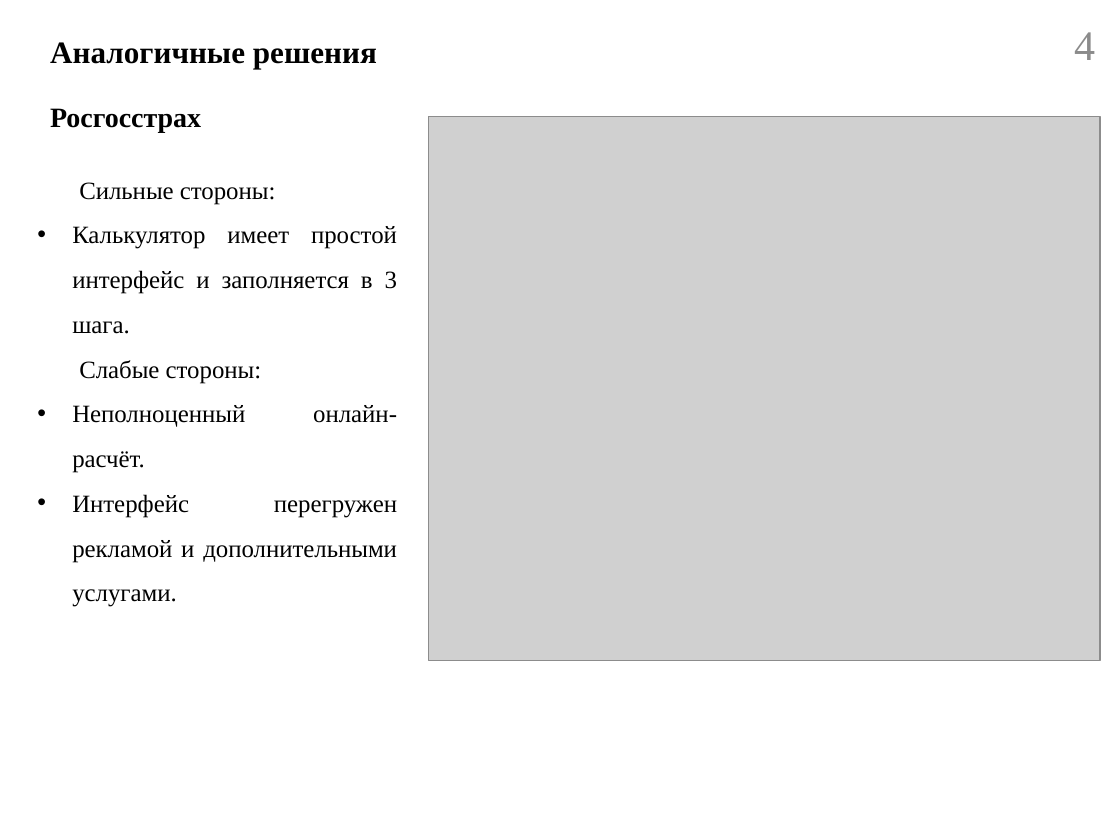
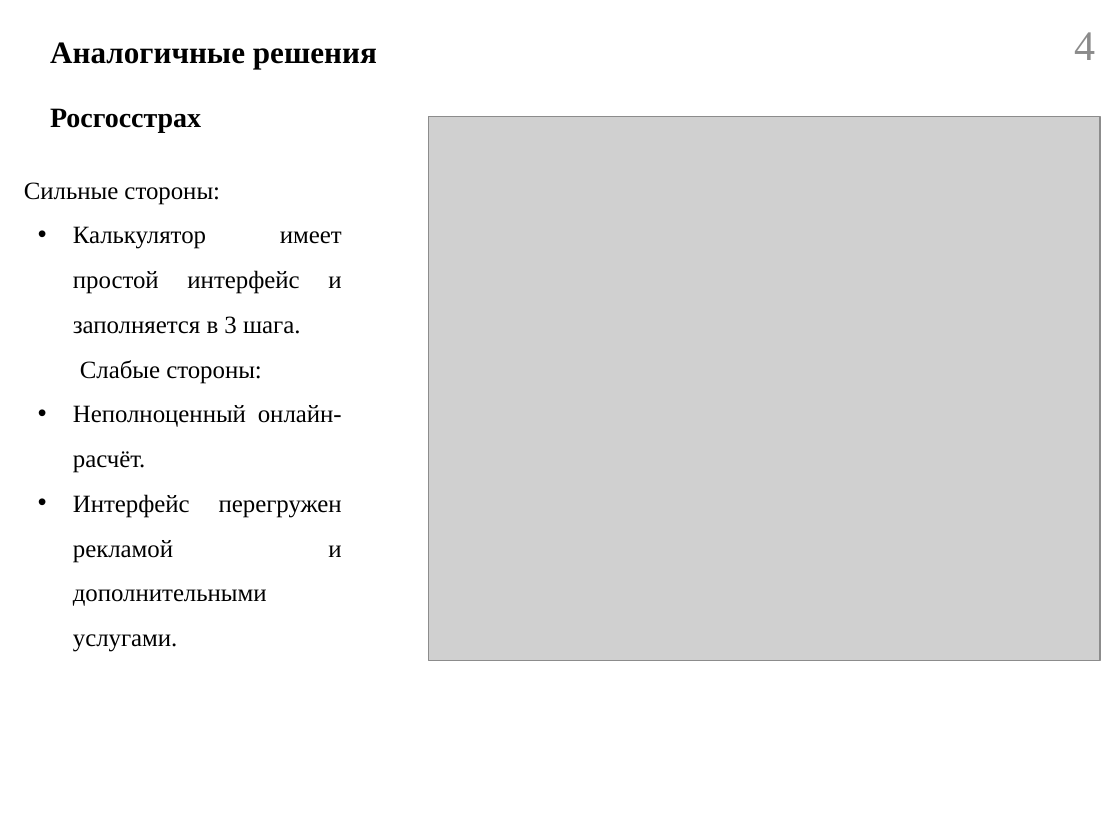
Before and after one commit to Belousov-Kirill-1ISP21/diplom, a slide deck: slide 4 of docs/Презентация.pptx. Drawn at 1120x840 pixels with LibreOffice and Linux fonts; fonts in the diff are those of the drawing; grey boxes stand for pictures. Boxes give left, top, right and bottom in pixels: in the first picture for what was removed or moved away, otherwise in the second. Text is boxed around its words. In the diff, an @@ line names an element or a change of style, - is before the commit and + after.

```diff
--- a/docs/Презентация.pptx
+++ b/docs/Презентация.pptx
@@ text "Сильные стороны:": place and size @@
-text "Сильные стороны:" at box(72, 182, 397, 607)
+text "Сильные стороны:" at box(24, 182, 342, 652)
@@ text at box(73, 226, 342, 652): list level 1 to 2 in "Калькулятор имеет простой интерфейс и ..."; list level 1 to 2 in "Слабые стороны:"; list level 1 to 2 in "Неполноценный онлайн-расчёт."; list level 1 to 2 in "Интерфейс перегружен рекламой и дополнительными ..." @@
```
Also in this commit, not shown: 11 other slides changed, 2 slides added, 1 slide removed, 14 other files.
